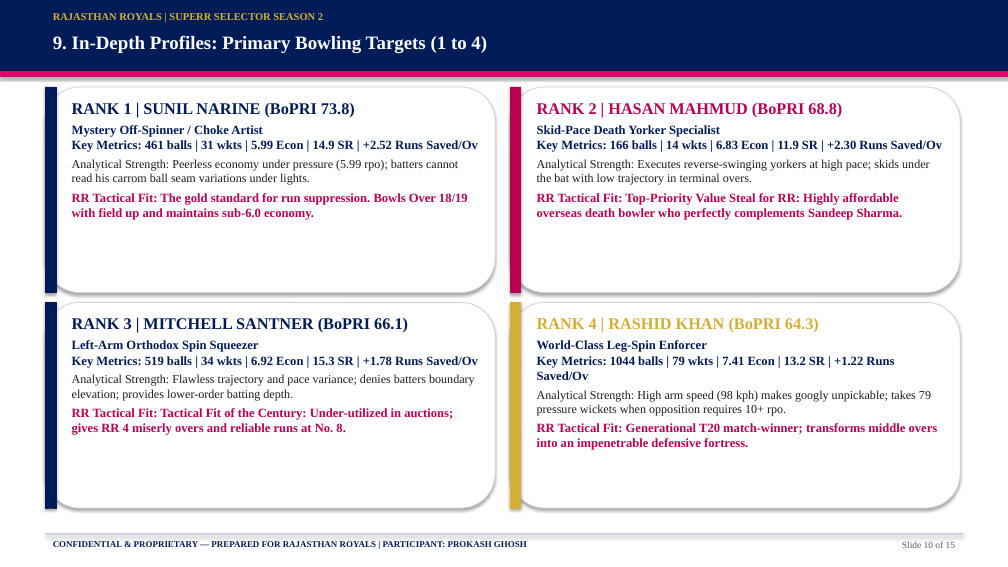
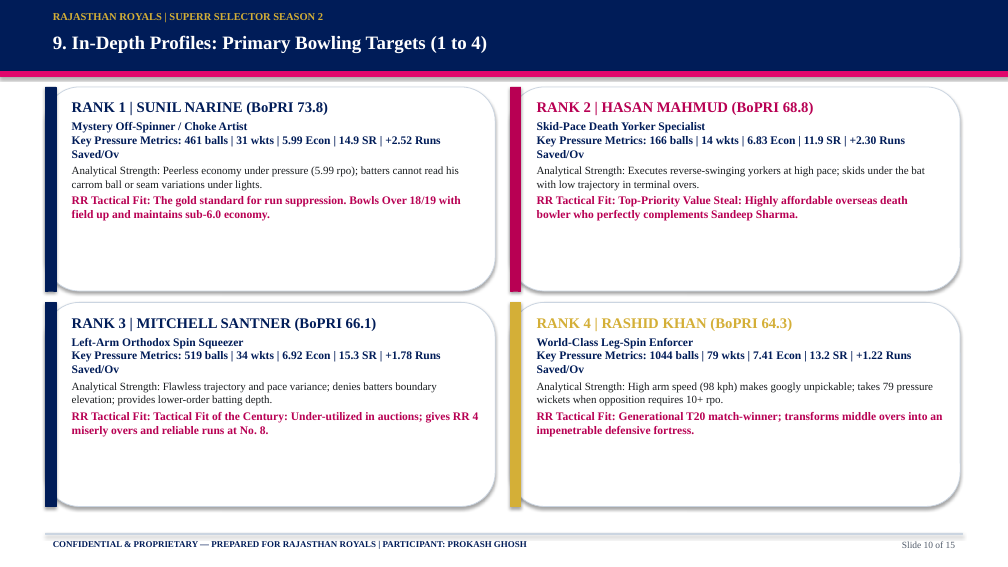
Before and after one commit to prokashghosh996-png/RR-supeRR-selector-2027, a slide deck: slide 10 of SupeRR_Selector_Season_2_RR_IPL_2027_Auction_Strategy.pptx. Drawn at 1008x567 pixels with LibreOffice and Linux fonts; fonts in the diff are those of the drawing. Boxes give left, top, right and bottom in pixels: in the first picture for what was removed or moved away, otherwise in the second. Text is boxed around its words. In the diff, an @@ line names an element or a change of style, - is before the commit and + after.

```diff
--- a/SupeRR_Selector_Season_2_RR_IPL_2027_Auction_Strategy.pptx
+++ b/SupeRR_Selector_Season_2_RR_IPL_2027_Auction_Strategy.pptx
@@ text at [72, 102, 461, 221]: size 15.5 to 14 pt in "RANK 1 | SUNIL NARINE (BoPRI 73.8)"; size 12 to 11 pt in "RR Tactical Fit: The gold standard for ..."; less space between paragraphs @@
@@ text at [537, 102, 924, 190]: size 15.5 to 14 pt in "RANK 2 | HASAN MAHMUD (BoPRI 68.8)"; size 11.5 to 10.5 pt in "Analytical Strength: Executes reverse-swinging yorkers at hi ..."; less space between paragraphs @@
@@ text at [72, 122, 459, 190]: text changed; size 11.5 to 10.5 pt @@
-Mystery Off-Spinner / Choke Artist
-Key Metrics: 461 balls | 31 wkts | 5.99 Econ | 14.9 SR | +2.52 Runs Saved/Ov
-Analytical Strength: Peerless economy under pressure (5.99 rpo); batters cannot read his carrom ball seam variations under lights.
+Mystery Off-Spinner / Choke Artist
+Key Pressure Metrics: 461 balls | 31 wkts | 5.99 Econ | 14.9 SR | +2.52 Runs Saved/Ov
+Analytical Strength: Peerless economy under pressure (5.99 rpo); batters cannot read his carrom ball or seam variations under lights.
@@ text at [537, 122, 905, 158]: text changed; size 12 to 11 pt @@
-Skid-Pace Death Yorker Specialist
-Key Metrics: 166 balls | 14 wkts | 6.83 Econ | 11.9 SR | +2.30 Runs Saved/Ov
+Skid-Pace Death Yorker Specialist
+Key Pressure Metrics: 166 balls | 14 wkts | 6.83 Econ | 11.9 SR | +2.30 Runs Saved/Ov
@@ text at [537, 196, 908, 221]: text changed; size 12 to 11 pt @@
-RR Tactical Fit: Top-Priority Value Steal for RR: Highly affordable overseas death bowler who perfectly complements Sandeep Sharma.
+RR Tactical Fit: Top-Priority Value Steal: Highly affordable overseas death bowler who perfectly complements Sandeep Sharma.
@@ text at [72, 318, 479, 437]: size 15.5 to 14 pt in "RANK 3 | MITCHELL SANTNER (BoPRI 66.1)"; size 11.5 to 10.5 pt in "Analytical Strength: Flawless trajectory and pace variance; ..."; size 12 to 11 pt in "RR Tactical Fit: Tactical Fit of the ..."; less space between paragraphs @@
@@ text at [537, 318, 942, 437]: size 15.5 to 14 pt in "RANK 4 | RASHID KHAN (BoPRI 64.3)"; size 11.5 to 10.5 pt in "Analytical Strength: High arm speed (98 kph) ..."; size 12 to 11 pt in "RR Tactical Fit: Generational T20 match-winner; transforms ..."; less space between paragraphs @@
@@ text at [72, 338, 441, 373]: text changed; size 12 to 11 pt @@
-Left-Arm Orthodox Spin Squeezer
-Key Metrics: 519 balls | 34 wkts | 6.92 Econ | 15.3 SR | +1.78 Runs Saved/Ov
+Left-Arm Orthodox Spin Squeezer
+Key Pressure Metrics: 519 balls | 34 wkts | 6.92 Econ | 15.3 SR | +1.78 Runs Saved/Ov
@@ text at [537, 338, 912, 373]: text changed; size 12 to 11 pt @@
-World-Class Leg-Spin Enforcer
-Key Metrics: 1044 balls | 79 wkts | 7.41 Econ | 13.2 SR | +1.22 Runs Saved/Ov
+World-Class Leg-Spin Enforcer
+Key Pressure Metrics: 1044 balls | 79 wkts | 7.41 Econ | 13.2 SR | +1.22 Runs Saved/Ov
```
Also in this commit, not shown: 7 other slides changed, 4 other files.
